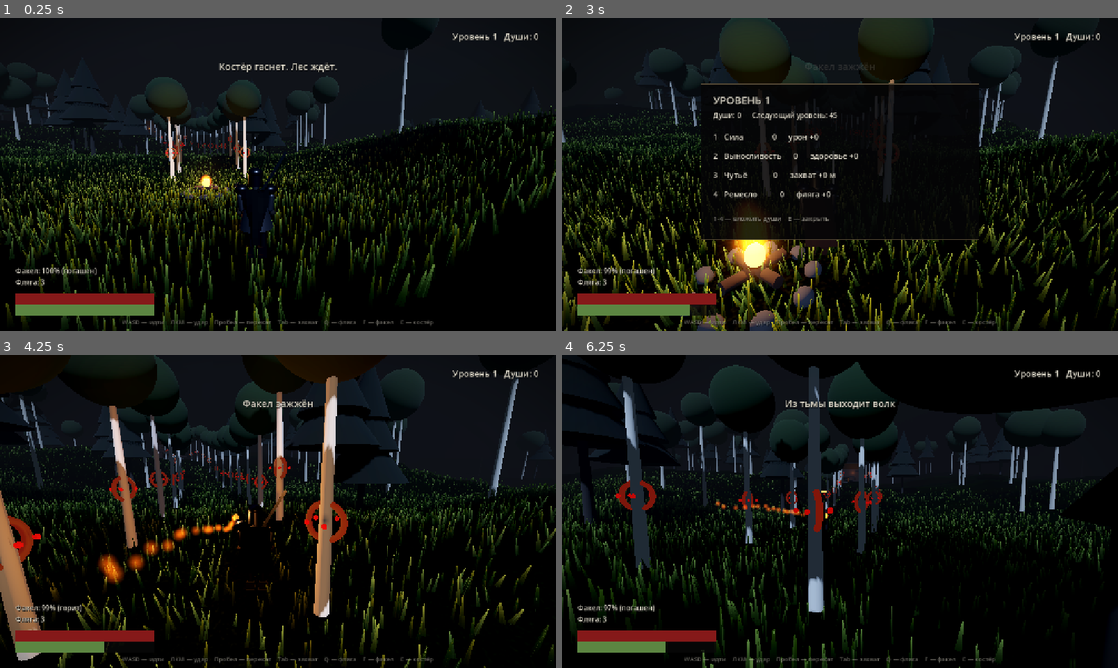
Above: before the commit, frames 1-4 (two rows, left to right).
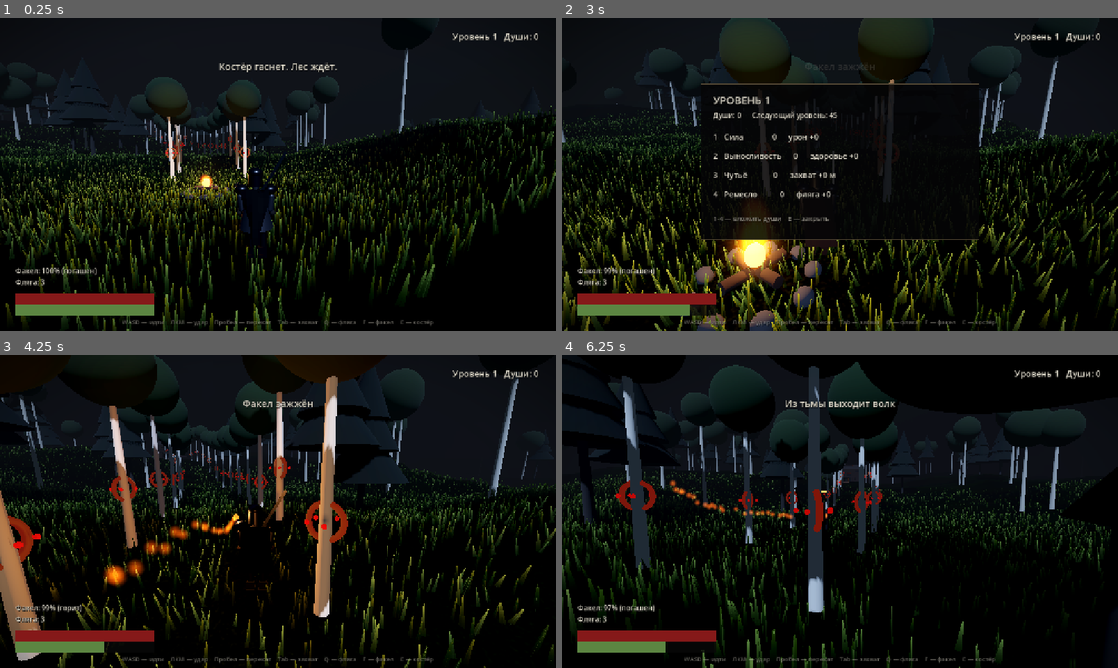
Above: after the commit, the same moments.

Repository: Dronec00/tropa
Game: Godot game, scene res://scenes/main.tscn
The game is run twice, just before and just after one commit, with the same random seed, the same clock (stepped at 60 frames per second) and the same inputs.
Inputs (mouse positions are in pixels of both pictures, inside the frame that each line leads up to):
- Up to frame 1 (0.25 s): no input
- Up to frame 2 (3 s): tap Enter at 0.5 s; move the mouse to (867, 174) at 0.52 s; hold W (move_forward) from 0.53 s (still down); tap Q (heal) at 0.6, 2.3 s; click (867, 174) at 0.67 s; tap E (interact) at 0.8, 1.35 s; move the mouse to (812, 174) at 1.27 s; tap F (torch) at 1.55, 2.1 s; move the mouse to (851, 168) at 2.02 s; move the mouse to (834, 180) at 2.77 s; click (834, 180) at 2.85 s
- Up to frame 3 (4.25 s): keep holding W (move_forward); tap E (interact) at 3.05 s; move the mouse to (316, 514) at 3.52 s; tap Space (dodge) at 3.6 s; tap F (torch) at 3.8 s
- Up to frame 4 (6.25 s): move the mouse to (795, 508) at 4.27 s; tap Q (heal) at 4.35 s; move the mouse to (845, 511) at 5.02 s; tap E (interact) at 5.1 s; click (845, 511) at 5.17 s; move the mouse to (817, 505) at 5.77 s; release W (move_forward) at 5.78 s; hold D (move_right) from 5.78 s (still down); tap Tab (lock) at 5.85 s; tap F (torch) at 6.05 s

The runs differ from the first frame. In frame 1, less than 0.1% of the frame differs, in the area x 26-39%, y 34-55%; in frame 2, 0.1%; in frame 3, 1.0%, in the area x 17-43%, y 27-75%; in frame 4, 0.5%.

Commit message:
Изба: дверь, очаг-чекпоинт и оберег
- сруб с коллизией, проём, дверь на петле по E, сходни вместо ступеньки
- внутри очаг: второй чекпоинт, лечит и возвращает сюда после смерти
- оберег на столе: +25 здоровья, +1 фляга
- крыша переделана в нормальный двускатный меш
- камера сокращается в помещении, модель скрывается вблизи
- флаг --at x,z для телепорта при тестах

Diff:
--- a/scripts/hut.gd
+++ b/scripts/hut.gd
@@ -1,10 +1,9 @@
 class_name HutBuilder
 extends RefCounted
 
-## Изба-ориентир: сруб, двускатная крыша, тёплое окно, крыльцо, дым из трубы.
-## Свет в окне виден издалека — это и есть цель пути.
-
-static func build(parent: Node3D, pos: Vector3, yaw: float) -> Node3D:
+## Изба: сруб с коллизией, дверь на петле, очаг-чекпоинт и оберег на столе.
+
+static func build(parent: Node3D, pos: Vector3, yaw: float) -> Dictionary:
 	var root := Node3D.new()
 	root.position = pos
 	root.rotation.y = yaw
@@ -15,85 +14,277 @@
 	var stone := _mat(Color(0.19, 0.19, 0.18))
 	var cloth := _mat(Color(0.22, 0.12, 0.09))
 
+	var floor_y := 0.3
+
 	# фундамент и пол
-	_box(root, Vector3(5.4, 0.5, 5.4), stone, Vector3(0, 0.25, 0))
-
-	# сруб
-	_box(root, Vector3(5.0, 2.7, 0.34), wood, Vector3(0, 1.85, -2.35))
-	_box(root, Vector3(5.0, 2.7, 0.34), wood, Vector3(0, 1.85, 2.35))
-	_box(root, Vector3(0.34, 2.7, 5.0), wood, Vector3(-2.35, 1.85, 0))
-	_box(root, Vector3(0.34, 2.7, 5.0), wood, Vector3(2.35, 1.85, 0))
-
-	# брёвна на фасаде — горизонтальные полосы
+	_solid(root, Vector3(5.4, 0.3, 5.4), stone, Vector3(0, 0.15, 0))
+	_solid(root, Vector3(4.8, 0.08, 4.8), wood_dark, Vector3(0, floor_y + 0.02, 0))
+
+	# задняя и боковые стены
+	_solid(root, Vector3(5.0, 2.7, 0.34), wood, Vector3(0, 1.85, -2.35))
+	_solid(root, Vector3(0.34, 2.7, 5.0), wood, Vector3(-2.35, 1.85, 0))
+	_solid(root, Vector3(0.34, 2.7, 5.0), wood, Vector3(2.35, 1.85, 0))
+
+	# передняя стена с проёмом
+	_solid(root, Vector3(1.85, 2.7, 0.34), wood, Vector3(-1.42, 1.85, 2.35))
+	_solid(root, Vector3(1.85, 2.7, 0.34), wood, Vector3(1.42, 1.85, 2.35))
+	_solid(root, Vector3(1.1, 0.78, 0.34), wood, Vector3(0, 2.8, 2.35))
+
+	# брёвна на фасаде
 	for i in 5:
 		var y := 0.7 + float(i) * 0.5
 		_box(root, Vector3(5.1, 0.06, 0.36), wood_dark, Vector3(0, y, 2.36))
 
-	# крыша двускатная
-	var roof_left := _box(root, Vector3(6.2, 0.22, 3.5), wood_dark, Vector3(0, 3.55, -1.45))
-	roof_left.rotation.x = deg_to_rad(26)
-	var roof_right := _box(root, Vector3(6.2, 0.22, 3.5), wood_dark, Vector3(0, 3.55, 1.45))
-	roof_right.rotation.x = deg_to_rad(-26)
-
-	# конёк
-	_box(root, Vector3(6.3, 0.16, 0.3), wood_dark, Vector3(0, 4.32, 0))
-
-	# дверь
-	_box(root, Vector3(1.05, 1.95, 0.12), wood_dark, Vector3(0, 1.5, 2.44))
-	_box(root, Vector3(0.12, 0.12, 0.08), stone, Vector3(0.38, 1.4, 2.52))
-
-	# окно с тёплым светом
+	# крыша: двускатный меш
+	var roof := MeshInstance3D.new()
+	roof.mesh = _roof_mesh()
+	var roof_mat := StandardMaterial3D.new()
+	roof_mat.albedo_color = Color(0.09, 0.06, 0.04)
+	roof_mat.roughness = 1.0
+	roof_mat.cull_mode = BaseMaterial3D.CULL_DISABLED
+	roof.material_override = roof_mat
+	root.add_child(roof)
+	_box(root, Vector3(6.4, 0.18, 0.26), wood_dark, Vector3(0, 4.34, 0))
+
+	# дверь на петле
+	var door_pivot := Node3D.new()
+	door_pivot.position = Vector3(-0.55, floor_y, 2.35)
+	root.add_child(door_pivot)
+
+	var door := MeshInstance3D.new()
+	var door_mesh := BoxMesh.new()
+	door_mesh.size = Vector3(1.05, 1.95, 0.12)
+	door.mesh = door_mesh
+	door.position = Vector3(0.525, 0.975, 0.0)
+	door.material_override = wood_dark
+	door_pivot.add_child(door)
+
+	var door_body := StaticBody3D.new()
+	var door_shape := CollisionShape3D.new()
+	var door_box := BoxShape3D.new()
+	door_box.size = Vector3(1.05, 1.95, 0.12)
+	door_shape.shape = door_box
+	door_shape.position = Vector3(0.525, 0.975, 0.0)
+	door_body.add_child(door_shape)
+	door_pivot.add_child(door_body)
+
+	var handle := MeshInstance3D.new()
+	var handle_mesh := SphereMesh.new()
+	handle_mesh.radius = 0.05
+	handle_mesh.height = 0.1
+	handle.mesh = handle_mesh
+	handle.position = Vector3(0.92, 0.95, -0.1)
+	var iron := _mat(Color(0.22, 0.22, 0.23))
+	iron.metallic = 0.8
+	handle.material_override = iron
+	door_pivot.add_child(handle)
+
+	# окно
 	var window := _box(root, Vector3(0.9, 0.8, 0.1), cloth, Vector3(1.45, 2.0, 2.44))
-	var win_mat := StandardMaterial3D.new()
-	win_mat.albedo_color = Color(1.0, 0.72, 0.35)
-	win_mat.emission_enabled = true
-	win_mat.emission = Color(1.0, 0.62, 0.25)
-	win_mat.emission_energy_multiplier = 2.6
-	win_mat.shading_mode = BaseMaterial3D.SHADING_MODE_UNSHADED
-	window.material_override = win_mat
+	window.material_override = _glow(Color(1.0, 0.72, 0.35), Color(1.0, 0.62, 0.25), 2.6)
 
 	var window_light := OmniLight3D.new()
 	window_light.position = Vector3(1.45, 2.0, 2.1)
 	window_light.light_color = Color(1.0, 0.68, 0.35)
-	window_light.light_energy = 1.8
-	window_light.omni_range = 18.0
-	window_light.shadow_enabled = false
+	window_light.light_energy = 1.6
+	window_light.omni_range = 16.0
 	root.add_child(window_light)
 
 	# крыльцо
-	_box(root, Vector3(2.6, 0.18, 1.4), wood_dark, Vector3(0, 0.42, 3.0))
+	_box(root, Vector3(2.6, 0.12, 1.4), wood_dark, Vector3(0, 0.3, 3.0))
+
+	# сходни, чтобы войти без прыжка
+	var ramp := _solid(root, Vector3(2.0, 0.1, 1.6), wood, Vector3(0, 0.16, 4.45))
+	ramp.rotation.x = deg_to_rad(12)
 	for side in [-1.0, 1.0]:
 		_box(root, Vector3(0.16, 1.2, 0.16), wood, Vector3(side * 1.15, 0.95, 3.55))
 	_box(root, Vector3(2.6, 0.12, 0.16), wood, Vector3(0, 1.5, 3.55))
 
-	# фонарь у двери
-	var lantern := MeshInstance3D.new()
-	var lantern_mesh := SphereMesh.new()
-	lantern_mesh.radius = 0.09
-	lantern_mesh.height = 0.18
-	lantern.mesh = lantern_mesh
-	var lantern_mat := StandardMaterial3D.new()
-	lantern_mat.albedo_color = Color(1.0, 0.7, 0.3)
-	lantern_mat.emission_enabled = true
-	lantern_mat.emission = Color(1.0, 0.6, 0.22)
-	lantern_mat.emission_energy_multiplier = 4.0
-	lantern_mat.shading_mode = BaseMaterial3D.SHADING_MODE_UNSHADED
-	lantern.material_override = lantern_mat
-	lantern.position = Vector3(0.85, 2.35, 2.6)
-	root.add_child(lantern)
-
-	var lantern_light := OmniLight3D.new()
-	lantern_light.position = Vector3(0.85, 2.35, 2.75)
-	lantern_light.light_color = Color(1.0, 0.65, 0.3)
-	lantern_light.light_energy = 1.6
-	lantern_light.omni_range = 11.0
-	root.add_child(lantern_light)
-
 	# труба и дым
-	_box(root, Vector3(0.5, 1.7, 0.5), stone, Vector3(-1.4, 4.1, -1.1))
-
+	_solid(root, Vector3(0.5, 1.7, 0.5), stone, Vector3(-1.4, 4.1, -1.1))
+	_smoke(root, Vector3(-1.4, 5.0, -1.1))
+
+	# забор
+	for i in 7:
+		var x := -3.2 + float(i) * 1.1
+		_box(root, Vector3(0.12, 1.0, 0.12), wood, Vector3(x, 0.5, 5.2))
+	_box(root, Vector3(7.2, 0.1, 0.08), wood, Vector3(0, 0.75, 5.2))
+	_box(root, Vector3(7.2, 0.1, 0.08), wood, Vector3(0, 0.35, 5.2))
+
+	# --- внутри: очаг ---
+	var hearth := Node3D.new()
+	hearth.position = Vector3(0, floor_y, -1.65)
+	root.add_child(hearth)
+
+	for i in 8:
+		var stone_i := MeshInstance3D.new()
+		var sm := SphereMesh.new()
+		sm.radius = 0.14
+		sm.height = 0.26
+		stone_i.mesh = sm
+		var a := TAU * float(i) / 8.0
+		stone_i.position = Vector3(cos(a) * 0.55, 0.08, sin(a) * 0.55)
+		stone_i.material_override = stone
+		hearth.add_child(stone_i)
+
+	for i in 3:
+		var log_i := MeshInstance3D.new()
+		var lm := CylinderMesh.new()
+		lm.top_radius = 0.06
+		lm.bottom_radius = 0.08
+		lm.height = 0.7
+		log_i.mesh = lm
+		log_i.position = Vector3(0, 0.2, 0)
+		log_i.rotation = Vector3(PI * 0.5, TAU * float(i) / 3.0, 0.2)
+		log_i.material_override = wood_dark
+		hearth.add_child(log_i)
+
+	var fire := MeshInstance3D.new()
+	var fire_mesh := SphereMesh.new()
+	fire_mesh.radius = 0.18
+	fire_mesh.height = 0.44
+	fire.mesh = fire_mesh
+	fire.position = Vector3(0, 0.3, 0)
+	fire.material_override = _glow(Color(1.0, 0.45, 0.12), Color(1.0, 0.42, 0.1), 5.0)
+	hearth.add_child(fire)
+
+	var embers := CPUParticles3D.new()
+	embers.position = Vector3(0, 0.32, 0)
+	embers.amount = 16
+	embers.lifetime = 0.55
+	embers.emission_shape = CPUParticles3D.EMISSION_SHAPE_SPHERE
+	embers.emission_sphere_radius = 0.12
+	embers.direction = Vector3(0, 1, 0)
+	embers.spread = 14.0
+	embers.gravity = Vector3(0, 1.3, 0)
+	embers.initial_velocity_min = 0.2
+	embers.initial_velocity_max = 0.6
+	embers.scale_amount_min = 0.5
+	embers.scale_amount_max = 1.1
+	embers.color = Color(1.0, 0.5, 0.12, 0.9)
+	var ember_quad := QuadMesh.new()
+	ember_quad.size = Vector2(0.24, 0.24)
+	embers.mesh = ember_quad
+	var ember_mat := StandardMaterial3D.new()
+	ember_mat.shading_mode = BaseMaterial3D.SHADING_MODE_UNSHADED
+	ember_mat.transparency = BaseMaterial3D.TRANSPARENCY_ALPHA
+	ember_mat.blend_mode = BaseMaterial3D.BLEND_MODE_ADD
+	ember_mat.billboard_mode = BaseMaterial3D.BILLBOARD_ENABLED
+	ember_mat.vertex_color_use_as_albedo = true
+	ember_mat.albedo_texture = _soft_texture()
+	embers.material_override = ember_mat
+	hearth.add_child(embers)
+
+	var hearth_light := OmniLight3D.new()
+	hearth_light.position = Vector3(0, 0.7, 0)
+	hearth_light.light_color = Color(1.0, 0.6, 0.28)
+	hearth_light.light_energy = 2.4
+	hearth_light.omni_range = 9.0
+	hearth_light.shadow_enabled = true
+	hearth.add_child(hearth_light)
+
+	# --- стол с оберегом ---
+	var table := Node3D.new()
+	table.position = Vector3(1.45, floor_y, -0.25)
+	root.add_child(table)
+	_box(table, Vector3(1.0, 0.08, 0.7), wood, Vector3(0, 0.72, 0))
+	for side in [-1.0, 1.0]:
+		for depth in [-1.0, 1.0]:
+			_box(table, Vector3(0.08, 0.72, 0.08), wood_dark, Vector3(side * 0.4, 0.36, depth * 0.26))
+
+	var amulet := MeshInstance3D.new()
+	var amulet_mesh := SphereMesh.new()
+	amulet_mesh.radius = 0.09
+	amulet_mesh.height = 0.18
+	amulet.mesh = amulet_mesh
+	amulet.position = Vector3(1.45, floor_y + 0.9, -0.25)
+	amulet.material_override = _glow(Color(0.6, 0.85, 1.0), Color(0.45, 0.8, 1.0), 3.5)
+	root.add_child(amulet)
+
+	var amulet_light := OmniLight3D.new()
+	amulet_light.position = amulet.position + Vector3(0, 0.15, 0)
+	amulet_light.light_color = Color(0.5, 0.8, 1.0)
+	amulet_light.light_energy = 1.0
+	amulet_light.omni_range = 4.0
+	root.add_child(amulet_light)
+
+	return {
+		"root": root,
+		"door": door_pivot,
+		"hearth": hearth,
+		"amulet": amulet,
+		"amulet_light": amulet_light,
+		"floor_y": floor_y,
+	}
+
+# --- утилиты ---
+
+static func _roof_mesh() -> ArrayMesh:
+	var verts := PackedVector3Array([
+		Vector3(-3.15, 3.05, -2.55), Vector3(3.15, 3.05, -2.55),
+		Vector3(3.15, 4.3, 0.0), Vector3(-3.15, 4.3, 0.0),
+		Vector3(3.15, 3.05, 2.55), Vector3(-3.15, 3.05, 2.55),
+	])
+	var indices := PackedInt32Array([
+		0, 1, 2, 0, 2, 3,
+		3, 2, 4, 3, 4, 5,
+		0, 3, 5,
+		1, 4, 2,
+	])
+	var normals := PackedVector3Array()
+	normals.resize(verts.size())
+	for i in verts.size():
+		normals[i] = Vector3.UP
+
+	var arrays := []
+	arrays.resize(Mesh.ARRAY_MAX)
+	arrays[Mesh.ARRAY_VERTEX] = verts
+	arrays[Mesh.ARRAY_NORMAL] = normals
+	arrays[Mesh.ARRAY_INDEX] = indices
+
+	var mesh := ArrayMesh.new()
+	mesh.add_surface_from_arrays(Mesh.PRIMITIVE_TRIANGLES, arrays)
+	return mesh
+
+static func _mat(color: Color) -> StandardMaterial3D:
+	var m := StandardMaterial3D.new()
+	m.albedo_color = color
+	m.roughness = 1.0
+	return m
+
+static func _glow(albedo: Color, emission: Color, energy: float) -> StandardMaterial3D:
+	var m := StandardMaterial3D.new()
+	m.albedo_color = albedo
+	m.emission_enabled = true
+	m.emission = emission
+	m.emission_energy_multiplier = energy
+	m.shading_mode = BaseMaterial3D.SHADING_MODE_UNSHADED
+	return m
+
+static func _box(parent: Node3D, size: Vector3, material: Material, pos: Vector3) -> MeshInstance3D:
+	var mi := MeshInstance3D.new()
+	var mesh := BoxMesh.new()
+	mesh.size = size
+	mi.mesh = mesh
+	mi.material_override = material
+	mi.position = pos
+	parent.add_child(mi)
+	return mi
+
+static func _solid(parent: Node3D, size: Vector3, material: Material, pos: Vector3) -> MeshInstance3D:
+	var mi := _box(parent, size, material, pos)
+	var body := StaticBody3D.new()
+	var shape := CollisionShape3D.new()
+	var box := BoxShape3D.new()
+	box.size = size
+	shape.shape = box
+	body.add_child(shape)
+	mi.add_child(body)
+	return mi
+
+static func _smoke(parent: Node3D, pos: Vector3) -> void:
 	var smoke := CPUParticles3D.new()
-	smoke.position = Vector3(-1.4, 5.0, -1.1)
+	smoke.position = pos
 	smoke.amount = 18
 	smoke.lifetime = 4.5
 	smoke.emission_shape = CPUParticles3D.EMISSION_SHAPE_SPHERE
@@ -106,42 +297,17 @@
 	smoke.scale_amount_min = 0.6
 	smoke.scale_amount_max = 1.6
 	smoke.color = Color(0.32, 0.31, 0.30, 0.35)
-	var smoke_quad := QuadMesh.new()
-	smoke_quad.size = Vector2(0.9, 0.9)
-	smoke.mesh = smoke_quad
-	var smoke_mat := StandardMaterial3D.new()
-	smoke_mat.shading_mode = BaseMaterial3D.SHADING_MODE_UNSHADED
-	smoke_mat.transparency = BaseMaterial3D.TRANSPARENCY_ALPHA
-	smoke_mat.vertex_color_use_as_albedo = true
-	smoke_mat.billboard_mode = BaseMaterial3D.BILLBOARD_ENABLED
-	smoke_mat.albedo_texture = _soft_texture()
-	smoke.material_override = smoke_mat
-	root.add_child(smoke)
-
-	# забор
-	for i in 7:
-		var x := -3.2 + float(i) * 1.1
-		_box(root, Vector3(0.12, 1.0, 0.12), wood, Vector3(x, 0.5, 5.2))
-	_box(root, Vector3(7.2, 0.1, 0.08), wood, Vector3(0, 0.75, 5.2))
-	_box(root, Vector3(7.2, 0.1, 0.08), wood, Vector3(0, 0.35, 5.2))
-
-	return root
-
-static func _mat(color: Color) -> StandardMaterial3D:
-	var m := StandardMaterial3D.new()
-	m.albedo_color = color
-	m.roughness = 1.0
-	return m
-
-static func _box(parent: Node3D, size: Vector3, material: Material, pos: Vector3) -> MeshInstance3D:
-	var mi := MeshInstance3D.new()
-	var mesh := BoxMesh.new()
-	mesh.size = size
-	mi.mesh = mesh
-	mi.material_override = material
-	mi.position = pos
-	parent.add_child(mi)
-	return mi
+	var quad := QuadMesh.new()
+	quad.size = Vector2(0.9, 0.9)
+	smoke.mesh = quad
+	var mat := StandardMaterial3D.new()
+	mat.shading_mode = BaseMaterial3D.SHADING_MODE_UNSHADED
+	mat.transparency = BaseMaterial3D.TRANSPARENCY_ALPHA
+	mat.vertex_color_use_as_albedo = true
+	mat.billboard_mode = BaseMaterial3D.BILLBOARD_ENABLED
+	mat.albedo_texture = _soft_texture()
+	smoke.material_override = mat
+	parent.add_child(smoke)
 
 static func _soft_texture() -> GradientTexture2D:
 	var gradient := Gradient.new()
--- a/scripts/main.gd
+++ b/scripts/main.gd
@@ -33,6 +33,13 @@
 var _encounter_enemy = null
 var _path_points: Array[Vector3] = []
 var _edge_cooldown := 0.0
+var _hut_parts: Dictionary = {}
+var _hut_door: Node3D
+var _hut_hearth_pos := Vector3.ZERO
+var _amulet: Node3D
+var _amulet_taken := false
+var _door_open := false
+var _checkpoint := Vector3(2.8, 0.0, 5.4)
 var _soul_orb: Node3D
 var _orb_base_y := 0.0
 var _dropped_souls := 0
@@ -71,6 +78,12 @@
 	_clamp_to_world(delta)
 	_update_encounters(delta)
 
+	var inside_hut := false
+	if not _hut_parts.is_empty():
+		inside_hut = player.global_position.distance_to(_hut_parts["root"].global_position) < 3.3
+	var target_arm := 2.0 if inside_hut else 4.3
+	player.arm.spring_length = lerpf(player.arm.spring_length, target_arm, 4.0 * delta)
+
 	for enemy in _enemies:
 		if is_instance_valid(enemy):
 			enemy.set_torch_bonus(1.4 if player.torch_lit else 1.0)
@@ -88,8 +101,9 @@
 			hud.hide_levels()
 		return
 
-	if Input.is_action_just_pressed("interact") and player.global_position.distance_to(bonfire_pos) < 3.6:
-		_rest()
+	if Input.is_action_just_pressed("interact"):
+		if not _try_hut_interaction() and player.global_position.distance_to(bonfire_pos) < 3.6:
+			_rest()
 
 	if _soul_orb and is_instance_valid(_soul_orb):
 		if player.global_position.distance_to(_soul_orb.global_position) < 2.0:
@@ -495,7 +509,11 @@
 
 func _build_hut() -> void:
 	var pos := Vector3(HUT_POS.x, terrain.height_at(HUT_POS.x, HUT_POS.z), HUT_POS.z)
-	HutScript.build(self, pos, deg_to_rad(35.0))
+	_hut_parts = HutScript.build(self, pos, deg_to_rad(35.0))
+	_hut_door = _hut_parts["door"]
+	_hut_hearth_pos = _hut_parts["hearth"].global_position
+	_amulet = _hut_parts["amulet"]
+	_checkpoint = Vector3(2.8, terrain.height_at(2.8, 5.4) + 0.25, 5.4)
 
 func _build_boundary() -> void:
 	var mesh := CylinderMesh.new()
@@ -578,6 +596,12 @@
 	player = PlayerScene.instantiate()
 	add_child(player)
 	var spawn := Vector3(2.8, 0.0, 5.4)
+	var args := OS.get_cmdline_user_args()
+	for i in args.size():
+		if args[i] == "--at" and i + 1 < args.size():
+			var parts := args[i + 1].split(",")
+			if parts.size() == 2:
+				spawn = Vector3(float(parts[0]), 0.0, float(parts[1]))
 	spawn.y = terrain.height_at(spawn.x, spawn.z) + 0.25
 	player.global_position = spawn
 	player.notice.connect(_on_notice)
@@ -609,8 +633,53 @@
 
 # --- события ---
 
+func _try_hut_interaction() -> bool:
+	if _amulet != null and is_instance_valid(_amulet) and not _amulet_taken:
+		if player.global_position.distance_to(_amulet.global_position) < 1.3:
+			_take_amulet()
+			return true
+	if _hut_hearth_pos != Vector3.ZERO and player.global_position.distance_to(_hut_hearth_pos) < 2.6:
+		_rest_at_hut()
+		return true
+	if not _door_open and _hut_door != null and is_instance_valid(_hut_door):
+		if player.global_position.distance_to(_hut_door.global_position) < 3.4:
+			_open_hut_door()
+			return true
+	return false
+
+func _open_hut_door() -> void:
+	_door_open = true
+	var tween := create_tween()
+	tween.tween_property(_hut_door, "rotation:y", deg_to_rad(-108.0), 0.9).set_trans(Tween.TRANS_SINE)
+	hud.show_notice("Дверь поддалась. Внутри пахнет дымом.", 3.0)
+
+func _rest_at_hut() -> void:
+	var at: Vector3 = _hut_parts["root"].to_global(Vector3(0.0, 0.25, 0.9))
+	_checkpoint = at
+	player.revive(at)
+	player.flasks = 3
+	player.refill_torch()
+	_respawn_enemies()
+	hud.show_notice("Очаг принял тебя. Теперь смерть вернёт сюда.", 3.5)
+
+func _take_amulet() -> void:
+	_amulet_taken = true
+	player.max_health += 25.0
+	player.health = player.max_health
+	player.flasks += 1
+	player.health_changed.emit(player.health, player.max_health)
+	player.stats_changed.emit()
+	if _amulet and is_instance_valid(_amulet):
+		_amulet.queue_free()
+	_amulet = null
+	var light = _hut_parts.get("amulet_light")
+	if light and is_instance_valid(light):
+		light.queue_free()
+	hud.show_notice("Оберег матери: +25 к здоровью, +1 фляга. Лес стал тише.", 5.0)
+
 func _rest() -> void:
 	var at := Vector3(2.8, terrain.height_at(2.8, 5.4) + 0.25, 5.4)
+	_checkpoint = at
 	player.revive(at)
 	player.flasks = 3
 	player.refill_torch()
@@ -629,8 +698,7 @@
 	player.souls_changed.emit(0)
 	_spawn_soul_orb(player.global_position)
 	await get_tree().create_timer(1.4).timeout
-	var at := Vector3(2.8, terrain.height_at(2.8, 5.4) + 0.25, 5.4)
-	player.revive(at)
+	player.revive(_checkpoint)
 	_respawn_enemies()
 	hud.show_notice("Ты очнулся у костра. Души остались в лесу.", 4.0)
 
--- a/scripts/player.gd
+++ b/scripts/player.gd
@@ -114,6 +114,7 @@
 func _process(delta: float) -> void:
 	if _lock_marker.visible:
 		_lock_marker.rotate_y(0.04)
+	model.visible = arm.get_hit_length() > 0.9
 	if torch_lit:
 		_torch_time += delta
 		torch_fuel = maxf(0.0, torch_fuel - delta)
Binary file added: docs/hearth.png
Binary file added: docs/hut_approach.png
Not shown, changed: TODO.md
